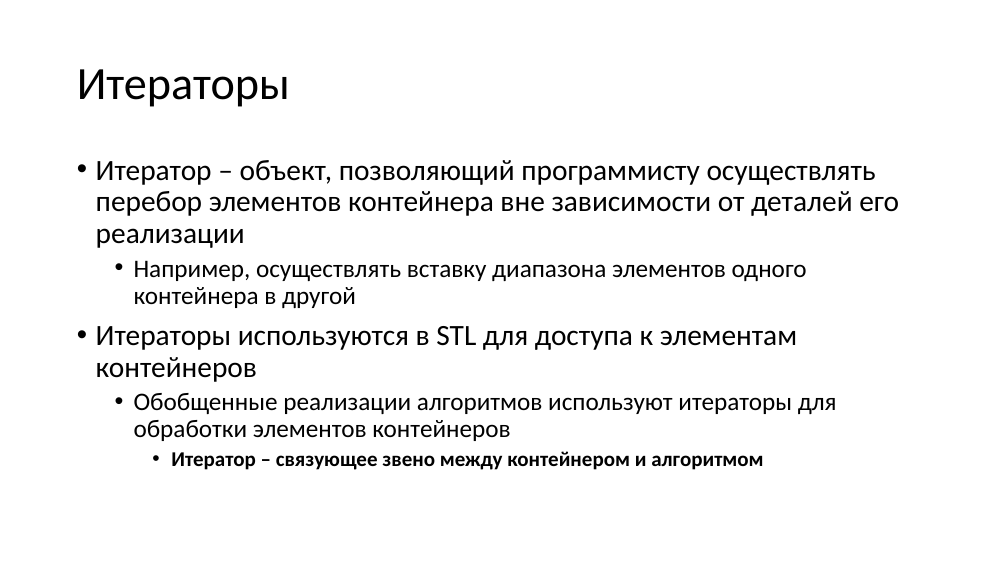
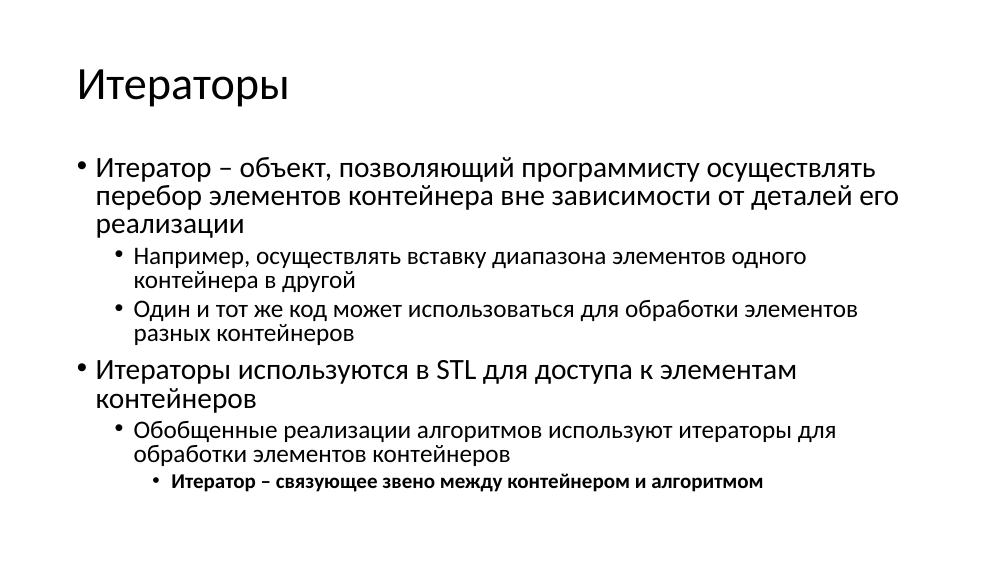
Before and after one commit to alexey-malov/oop, a slide deck: slide 64 of lectures/01/Стандартная библиотека.pptx. Drawn at 1008x567 pixels with LibreOffice and Linux fonts; fonts in the diff are those of the drawing. Boxes give left, top, right and bottom in pixels: in the first picture for what was removed or moved away, otherwise in the second. Text is boxed around its words. In the diff, an @@ line names an element or a change of style, - is before the commit and + after.

```diff
--- a/lectures/01/Стандартная библиотека.pptx
+++ b/lectures/01/Стандартная библиотека.pptx
@@ text at (x1=96, y1=157, x2=899, y2=492): line spacing 0.9 to 0.8 @@
@@ text at (x1=134, y1=300, x2=858, y2=345): paragraph added @@
+  • Один и тот же код может использоваться для обработки элементов разных контейнеров
```
Also in this commit, not shown: 2 other slides changed, 5 slides added, 7 other files.
